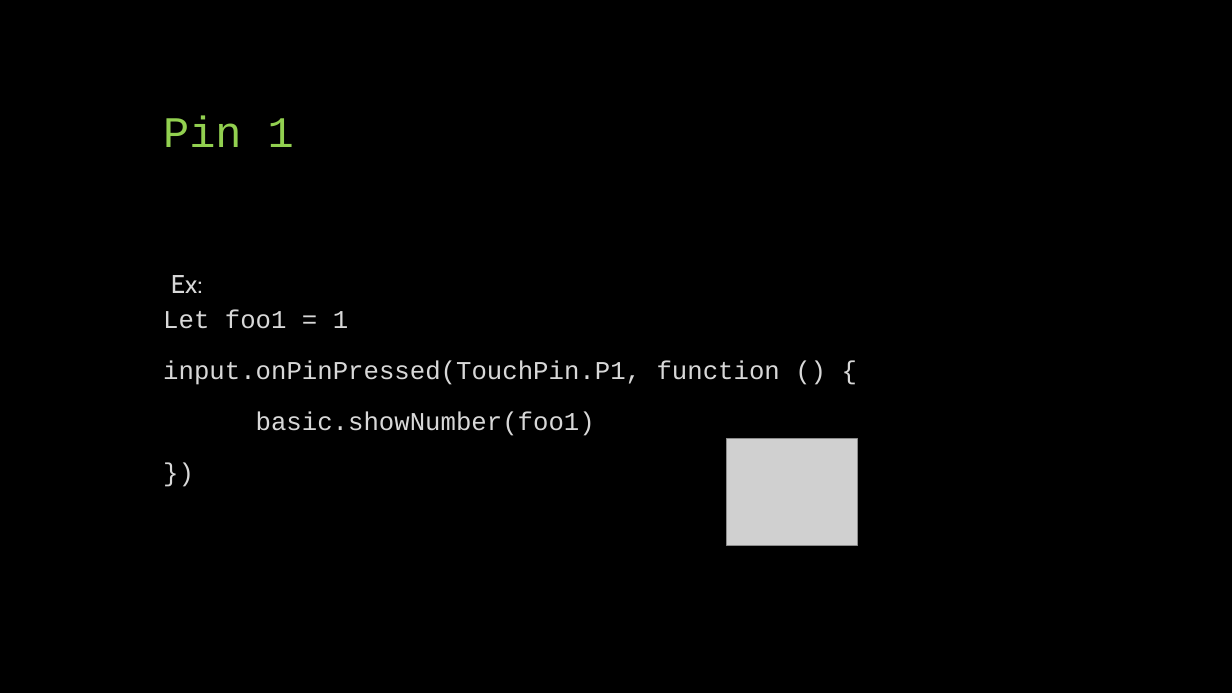
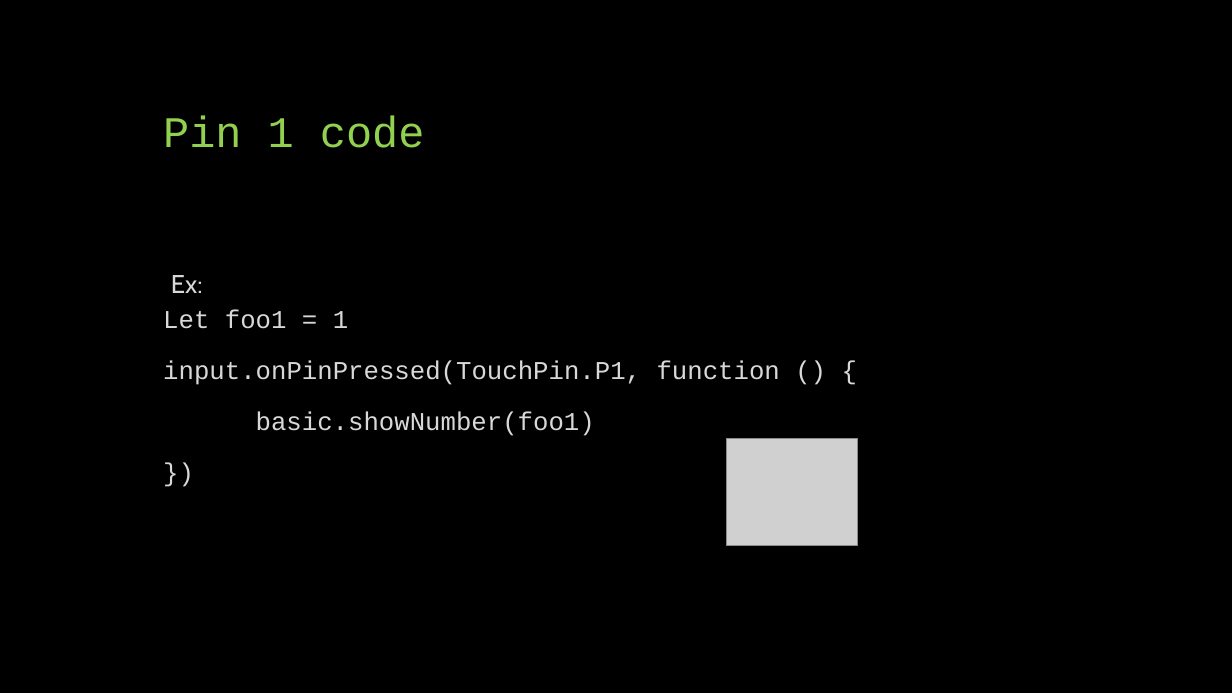
Before and after one commit to osu-hoangthu/OMSICapstoneGroup67, a slide deck: slide 17 of Alpha_Modules/2 MicroBit_Basics/Vocab/Slides/1 Vocab Basics MicroBit.pptx (slide 13 before the commit). Drawn at 1232x693 pixels with LibreOffice and Linux fonts; fonts in the diff are those of the drawing; grey boxes stand for pictures. Boxes give left, top, right and bottom in pixels: in the first picture for what was removed or moved away, otherwise in the second. Text is boxed around its words. In the diff, an @@ line names an element or a change of style, - is before the commit and + after.

```diff
--- a/Alpha_Modules/2 MicroBit_Basics/Vocab/Slides/1 Vocab Basics MicroBit.pptx
+++ b/Alpha_Modules/2 MicroBit_Basics/Vocab/Slides/1 Vocab Basics MicroBit.pptx
@@ title at (163, 115, 425, 148): text changed @@
-Pin 1
+Pin 1 code
```
Also in this commit, not shown: 3 other slides changed, 4 slides added, 6 other files.
